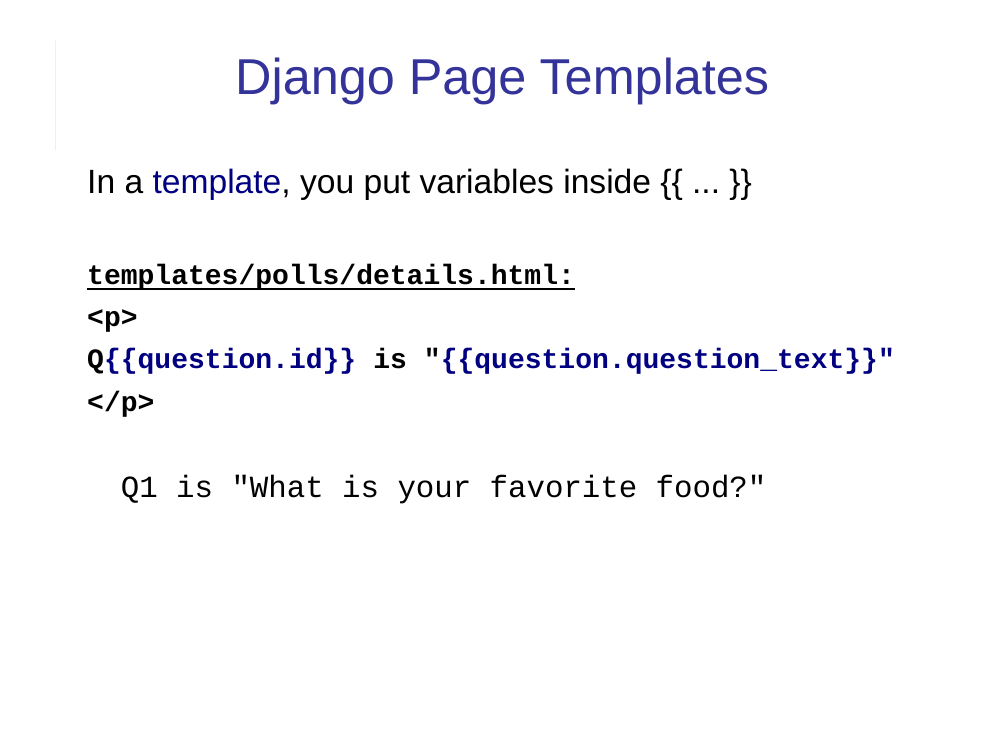
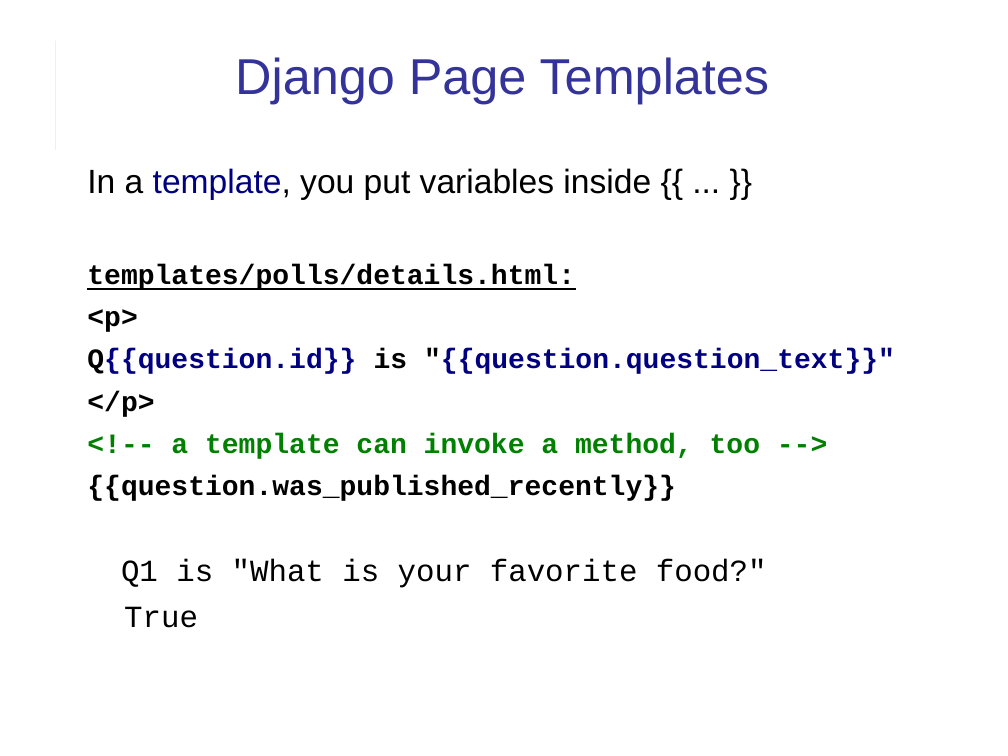
Before and after one commit to cpske/ISP, a slide deck: slide 9 of django/Django-review-1.ppt. Drawn at 1008x756 pixels with LibreOffice and Linux fonts; fonts in the diff are those of the drawing. Boxes give left, top, right and bottom in pixels: in the first picture for what was removed or moved away, otherwise in the second. Text is boxed around its words. In the diff, an @@ line names an element or a change of style, - is before the commit and + after.

```diff
--- a/django/Django-review-1.ppt
+++ b/django/Django-review-1.ppt
@@ text at bbox=[87, 168, 895, 588]: indent changed @@
@@ text at bbox=[87, 433, 760, 501]: paragraphs added @@
+<!-- a template can invoke a method, too -->
+{{question.was_published_recently}}
@@ text at bbox=[124, 606, 198, 628]: paragraph added @@
+True
```
Also in this commit, not shown: 18 other slides changed, 1 slide added, 1 other file.
